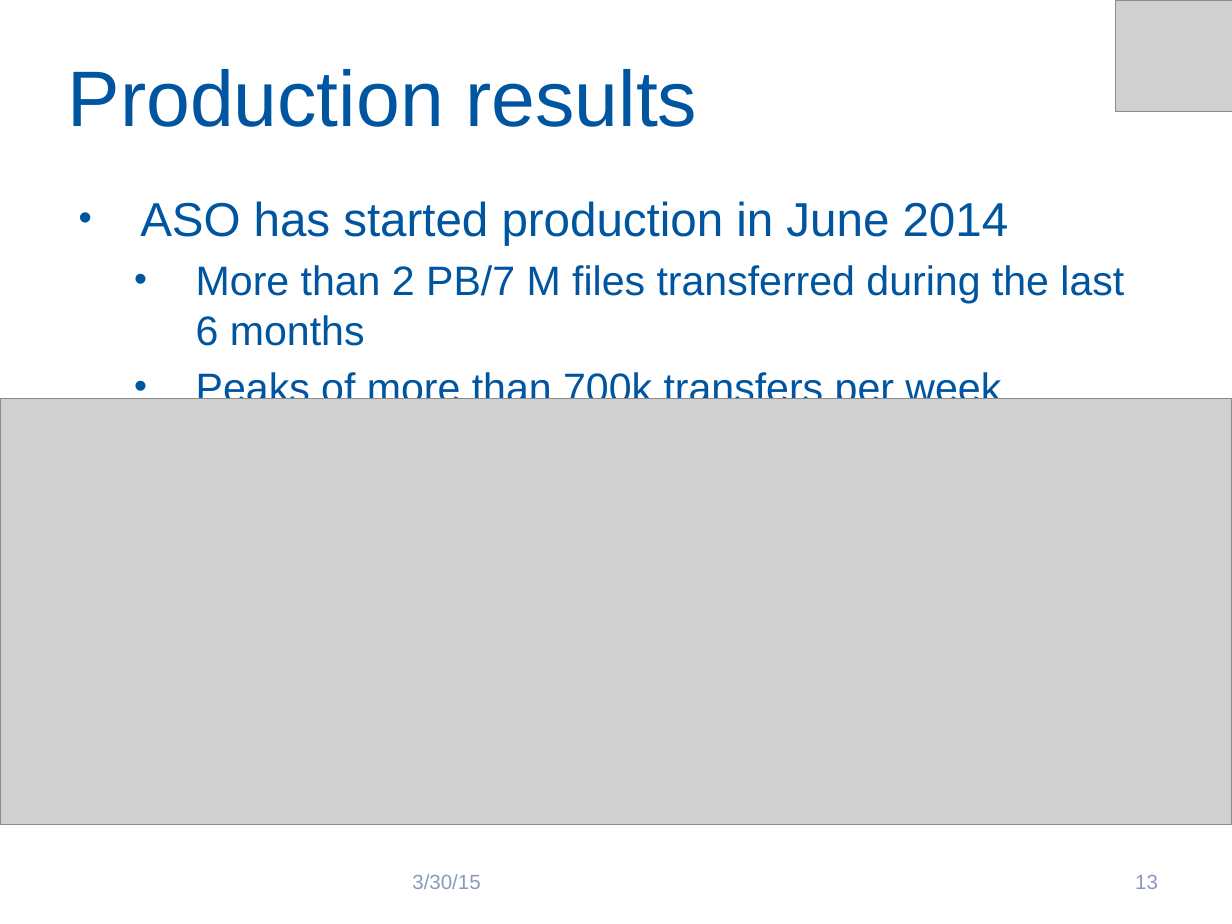
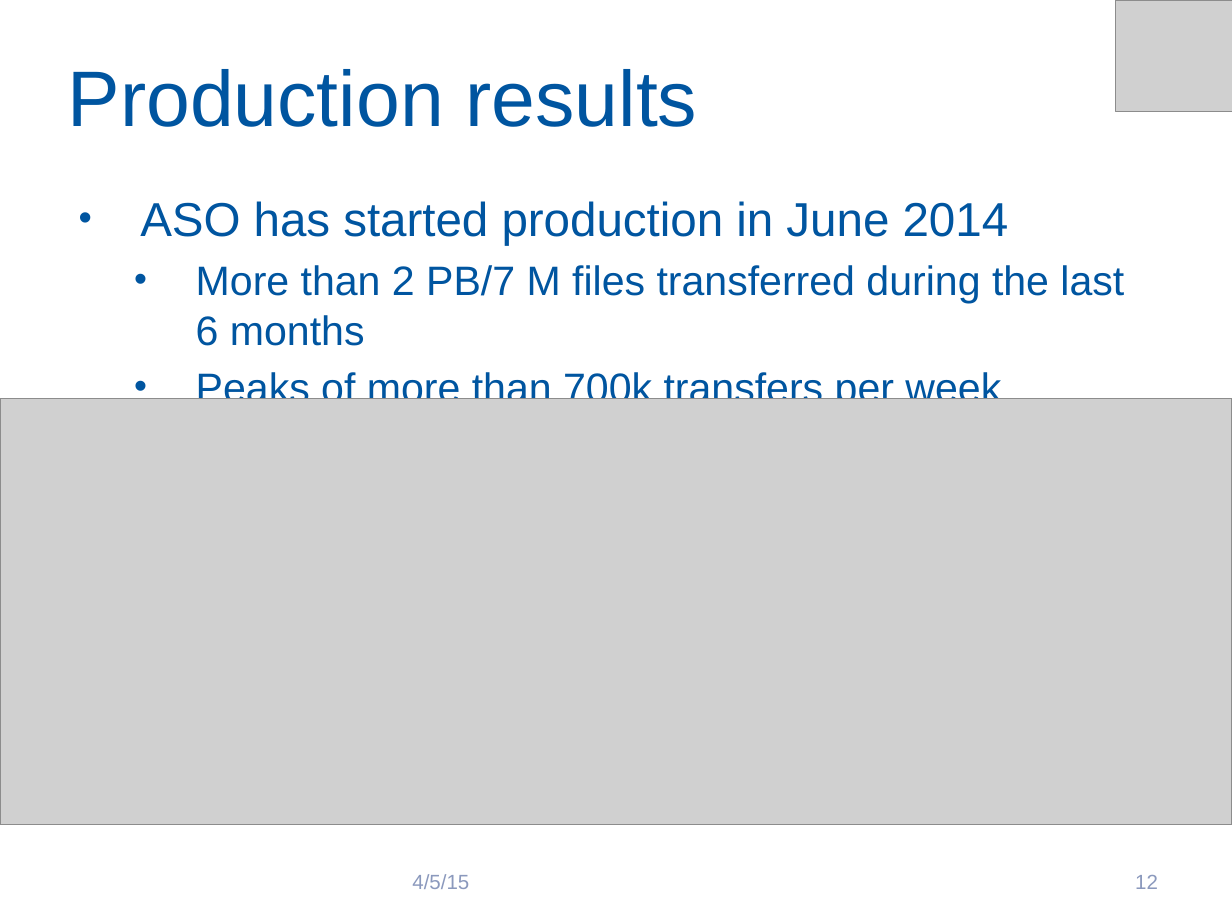
Before and after one commit to TonyWildish/CHEP15-ASO, a slide deck: slide 12 of Slides/ASO_final.pptx (slide 13 before the commit). Drawn at 1232x924 pixels with LibreOffice and Linux fonts; fonts in the diff are those of the drawing; grey boxes stand for pictures; background and template pictures are left out. Boxes give left, top, right and bottom in pixels: in the first picture for what was removed or moved away, otherwise in the second. Text is boxed around its words. In the diff, an @@ line names an element or a change of style, - is before the commit and + after.

```diff
--- a/Slides/ASO_final.pptx
+++ b/Slides/ASO_final.pptx
@@ text at box(412, 874, 469, 889): text changed @@
-3/30/15
+4/5/15
@@ page number at box(1135, 875, 1158, 889): text changed @@
-13
+12
```
Also in this commit, not shown: 15 other slides changed, 1 slide removed, 1 other file.
